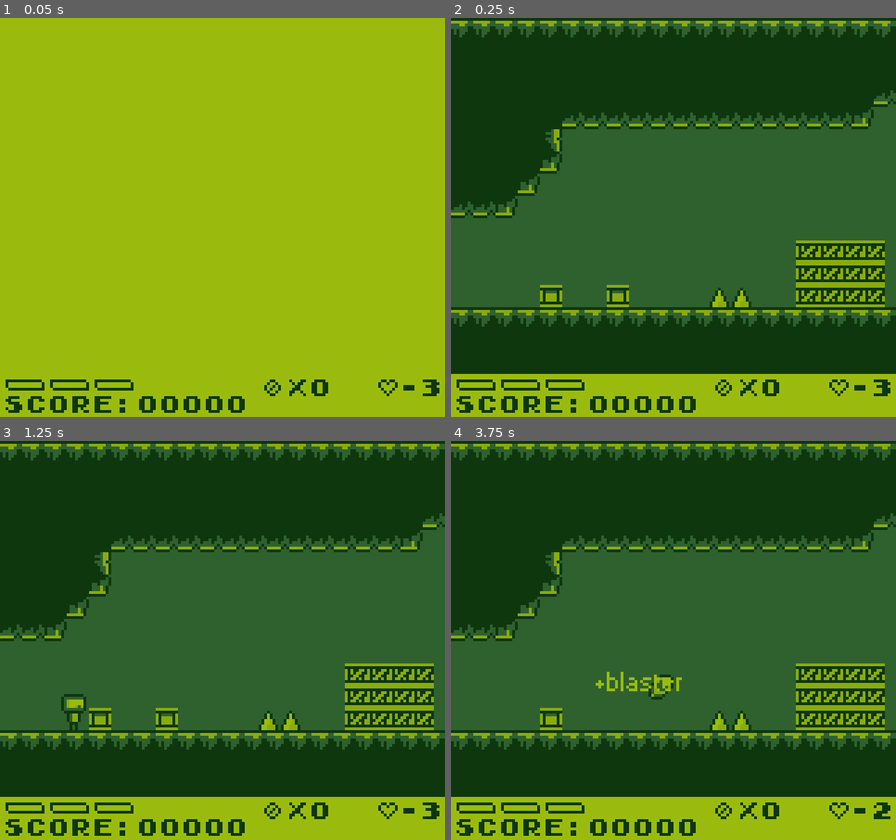
Above: before the commit, frames 1-4 (two rows, left to right).
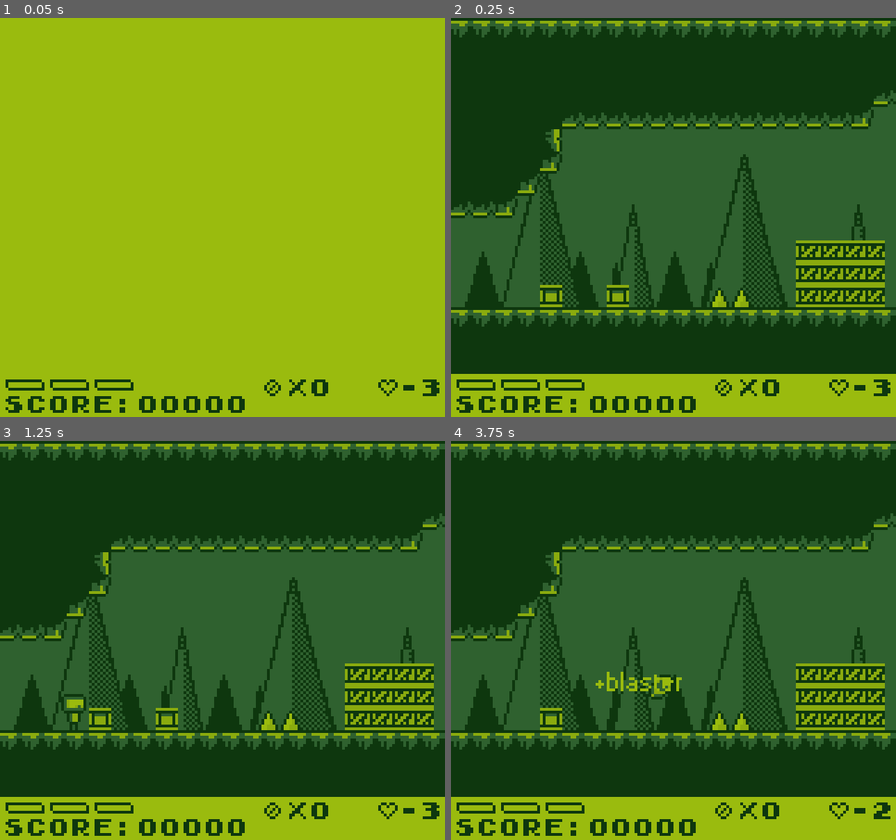
Above: after the commit, the same moments.

Repository: AlanRostem/TurboTrooper
Game: Godot game, scene res://scenes/main/Main.tscn
The game is run twice, just before and just after one commit, with the same random seed, the same clock (stepped at 60 frames per second) and the same inputs. Sound files missing from this copy of the repository are replaced by a short silence.
Inputs:
- Up to frame 1 (0.05 s): no input
- Up to frame 2 (0.25 s): no input
- Up to frame 3 (1.25 s): tap Enter at 0.5 s; hold D (move_right) from 0.53 s (still down); tap S (aim_down) at 0.6 s; tap Space (jump) at 0.77 s
- Up to frame 4 (3.75 s): tap W (aim_up) at 1.35 s; tap Space (jump) at 1.52, 3.02 s; release D (move_right) at 2.03 s; hold A (move_left) 2.03-2.78 s; tap K (fire) at 2.1 s; hold D (move_right) from 2.78 s (still down); tap E (select) at 2.85 s; tap S (aim_down) at 3.6 s

Frame 1 is identical in both runs. In frame 2, 4.9% of the frame differs, in the area x 3-94%, y 34-73%; in frame 3, 4.9%; in frame 4, 5.0%.

Commit message:
parallax bg

Diff:
--- a/project/scenes/game/level/Level.tscn
+++ b/project/scenes/game/level/Level.tscn
@@ -41,10 +41,10 @@
 [node name="Player" parent="GameWorld/EntityPool" index="0" instance=ExtResource( 4 )]
 position = Vector2( 24, 88 )
 
-[node name="ScrapHoverText" parent="GameWorld" index="2"]
+[node name="ScrapHoverText" parent="GameWorld" index="3"]
 visible = false
 
-[node name="WeaponHoverText" parent="GameWorld" index="3"]
+[node name="WeaponHoverText" parent="GameWorld" index="4"]
 visible = false
 
 [node name="CheckPoint" type="Position2D" parent="."]
--- a/project/scenes/game/world/GameWorld.gd
+++ b/project/scenes/game/world/GameWorld.gd
@@ -24,6 +24,8 @@
 
 var player_node
 
+onready var __parallax_sprite = $ParallaxBackground/ParallaxLayer/Sprite
+
 onready var __scrap_hover_text = $ScrapHoverText
 onready var __weapon_hover_text = $WeaponHoverText
 
@@ -44,6 +46,7 @@
 func hide_and_remove_entities():
 	__geometry.visible = false
 	set_remove_all_entities(true)
+	__parallax_sprite.visible = false
 
 func set_remove_all_entities(value):
 	__remove_all_entities = value
--- a/project/scenes/game/world/GameWorld.tscn
+++ b/project/scenes/game/world/GameWorld.tscn
@@ -1,8 +1,9 @@
-[gd_scene load_steps=4 format=2]
+[gd_scene load_steps=5 format=2]
 
 [ext_resource path="res://scenes/game/world/GameWorld.gd" type="Script" id=1]
 [ext_resource path="res://scenes/game/world/environment/CustomTileMap.tscn" type="PackedScene" id=2]
 [ext_resource path="res://scenes/ui/world/hover_text/WorldHoverText.tscn" type="PackedScene" id=3]
+[ext_resource path="res://assets/sprites/parallax/cave.png" type="Texture" id=4]
 
 [node name="GameWorld" type="Node2D"]
 script = ExtResource( 1 )
@@ -10,6 +11,15 @@
 "_editor_description_": "This node contains all world collision and an entity pool. Spawning/despawning of
 entities is managed by this node, but are attached to the entity pool node"
 }
+
+[node name="ParallaxBackground" type="ParallaxBackground" parent="."]
+
+[node name="ParallaxLayer" type="ParallaxLayer" parent="ParallaxBackground"]
+motion_mirroring = Vector2( 160, 0 )
+
+[node name="Sprite" type="Sprite" parent="ParallaxBackground/ParallaxLayer"]
+texture = ExtResource( 4 )
+centered = false
 
 [node name="Geometry" type="Node2D" parent="."]
 
Binary file added: project/assets/sprites/parallax/cave.png
Not shown, added: project/assets/sprites/parallax/cave.png.import
